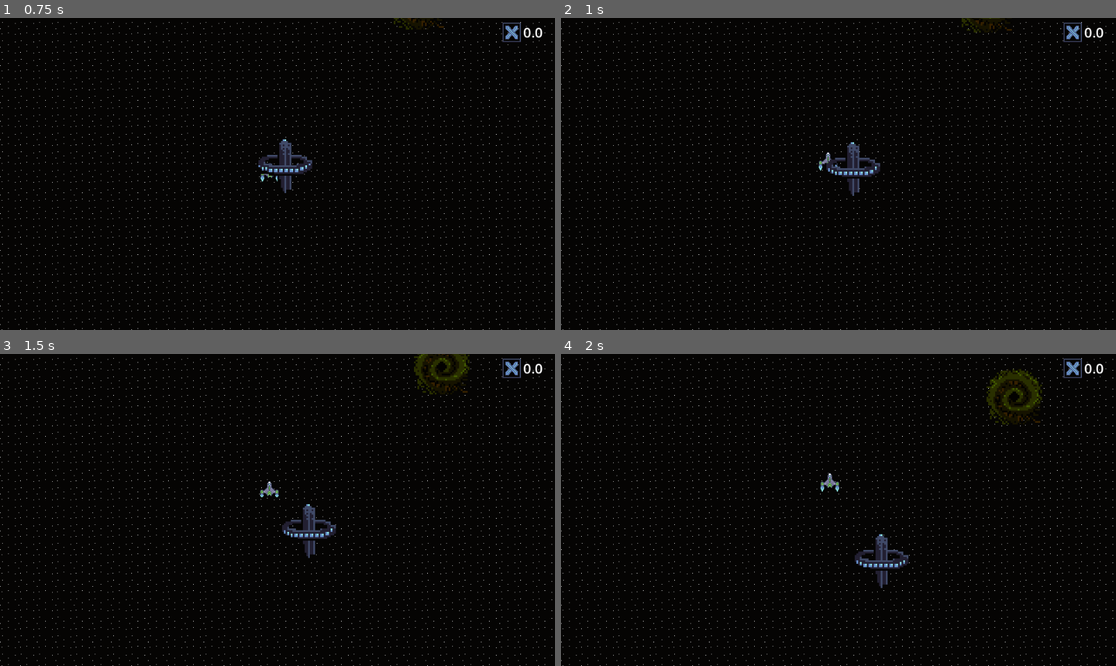
Above: before the commit, frames 1-4 (two rows, left to right).
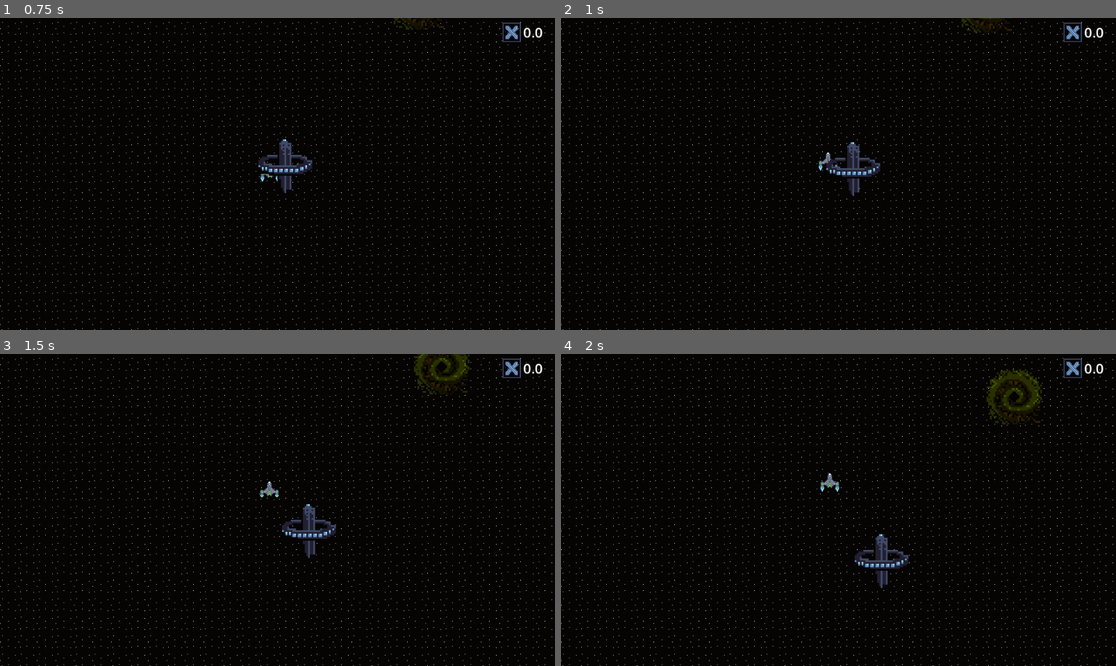
Above: after the commit, the same moments.

Repository: JoshPattman/microjam-034
Game: Godot game, scene res://scenes/game.tscn
The game is run twice, just before and just after one commit, with the same random seed, the same clock (stepped at 60 frames per second) and the same inputs.
Inputs:
- Up to frame 1 (0.75 s): hold W (player_forward) from 0.53 s (still down); tap Shift (player_boost) at 0.6 s
- Up to frame 2 (1 s): keep holding W (player_forward)
- Up to frame 3 (1.5 s): keep holding W (player_forward); tap Ctrl (player_break) at 1.35 s
- Up to frame 4 (2 s): keep holding W (player_forward)

Frame 1 is identical in both runs. In frame 2, less than 0.1% of the frame differs, in the area x 47-58%, y 47-51%; in frame 3, 0.1%, in the area x 50-61%, y 55-59%; in frame 4, 0.1%.

Commit message:
now is a turret

Diff:
--- a/godot/game_objects/player.tscn
+++ b/godot/game_objects/player.tscn
@@ -11,6 +11,21 @@
 
 [sub_resource type="CircleShape2D" id="CircleShape2D_a4hy7"]
 radius = 17.0
+
+[sub_resource type="Animation" id="Animation_pyg5a"]
+length = 0.001
+tracks/0/type = "value"
+tracks/0/imported = false
+tracks/0/enabled = true
+tracks/0/path = NodePath("Sprite2D:frame")
+tracks/0/interp = 1
+tracks/0/loop_wrap = true
+tracks/0/keys = {
+"times": PackedFloat32Array(0),
+"transitions": PackedFloat32Array(1),
+"update": 1,
+"values": [0]
+}
 
 [sub_resource type="Animation" id="Animation_7o085"]
 resource_name = "thrust"
@@ -26,21 +41,6 @@
 "transitions": PackedFloat32Array(1, 1, 1),
 "update": 1,
 "values": [0, 1, 2]
-}
-
-[sub_resource type="Animation" id="Animation_pyg5a"]
-length = 0.001
-tracks/0/type = "value"
-tracks/0/imported = false
-tracks/0/enabled = true
-tracks/0/path = NodePath("Sprite2D:frame")
-tracks/0/interp = 1
-tracks/0/loop_wrap = true
-tracks/0/keys = {
-"times": PackedFloat32Array(0),
-"transitions": PackedFloat32Array(1),
-"update": 1,
-"values": [0]
 }
 
 [sub_resource type="AnimationLibrary" id="AnimationLibrary_mq4jh"]
--- a/godot/game_objects/station.gd
+++ b/godot/game_objects/station.gd
@@ -15,3 +15,4 @@
 		ship_spawned.emit(current_ship)
 		current_ship.position = position
 		add_sibling(current_ship)
+	$AnimationPlayer.speed_scale = CustomRigidbody2D.get_global_dt_mult()
--- a/godot/game_objects/station.tscn
+++ b/godot/game_objects/station.tscn
@@ -1,8 +1,24 @@
-[gd_scene load_steps=7 format=3 uid="uid://rm50arymrac8"]
+[gd_scene load_steps=8 format=3 uid="uid://rm50arymrac8"]
 
 [ext_resource type="Texture2D" uid="uid://cx68l1ieiqn" path="res://sprites/station001.png" id="1_phur1"]
 [ext_resource type="Script" uid="uid://dv5qup0e7c5x4" path="res://game_objects/station.gd" id="2_26n74"]
 [ext_resource type="PackedScene" uid="uid://c8jr51j6ge7n0" path="res://game_objects/player.tscn" id="3_ksyti"]
+[ext_resource type="Script" uid="uid://dfaqnj6r52slx" path="res://game_objects/turret.gd" id="4_51j1b"]
+
+[sub_resource type="Animation" id="Animation_51j1b"]
+length = 0.001
+tracks/0/type = "value"
+tracks/0/imported = false
+tracks/0/enabled = true
+tracks/0/path = NodePath(".:frame")
+tracks/0/interp = 1
+tracks/0/loop_wrap = true
+tracks/0/keys = {
+"times": PackedFloat32Array(0),
+"transitions": PackedFloat32Array(1),
+"update": 1,
+"values": [0]
+}
 
 [sub_resource type="Animation" id="Animation_ksyti"]
 resource_name = "rotate"
@@ -19,21 +35,6 @@
 "transitions": PackedFloat32Array(1, 1, 1),
 "update": 1,
 "values": [0, 1, 2]
-}
-
-[sub_resource type="Animation" id="Animation_51j1b"]
-length = 0.001
-tracks/0/type = "value"
-tracks/0/imported = false
-tracks/0/enabled = true
-tracks/0/path = NodePath(".:frame")
-tracks/0/interp = 1
-tracks/0/loop_wrap = true
-tracks/0/keys = {
-"times": PackedFloat32Array(0),
-"transitions": PackedFloat32Array(1),
-"update": 1,
-"values": [0]
 }
 
 [sub_resource type="AnimationLibrary" id="AnimationLibrary_fms4r"]
@@ -55,3 +56,6 @@
 &"": SubResource("AnimationLibrary_fms4r")
 }
 autoplay = "rotate"
+
+[node name="Turret" type="Node2D" parent="."]
+script = ExtResource("4_51j1b")
--- /dev/null
+++ b/godot/game_objects/turret.gd
@@ -0,0 +1,22 @@
+extends Node2D
+
+@export var range: float = 200
+@export var shot_delay: float = 1.0
+
+var time_since_last_shot: float = 0.0
+
+func _process(delta: float) -> void:
+	var enemies = get_tree().get_nodes_in_group("enemies")
+	var closest_enemy: Enemy
+	var closest_dist_squared: float = 9999999.9
+	for e in enemies:
+		if e is Enemy:
+			var dist = e.global_position.distance_squared_to(global_position)
+			if dist < closest_dist_squared:
+				closest_dist_squared = dist
+				closest_enemy = e
+	if closest_dist_squared < range*range:
+		if time_since_last_shot > shot_delay:
+			time_since_last_shot = 0.0
+			closest_enemy.blow_up()
+	time_since_last_shot += delta * CustomRigidbody2D.get_global_dt_mult()
--- a/godot/scripts/enemy.gd
+++ b/godot/scripts/enemy.gd
@@ -46,14 +46,21 @@
 	if current_target != null:
 		if is_kamikazee:
 			if (global_position - current_target.global_position).length() < kamikazee_range:
-				var exp = kamikazee_explosion.instantiate()
-				if exp is Node2D:
-					exp.global_position = global_position
-					exp.scale *= 3
-				add_sibling(exp)
-				if current_target is Player:
-					current_target.blow_up()
-				queue_free()
+				blow_up(true)
+
+func blow_up(damage_target:bool = false):
+	var exp = kamikazee_explosion.instantiate()
+	if exp is Node2D:
+		exp.global_position = global_position
+		if damage_target:
+			exp.scale *= 3
+		else:
+			exp.scale *= 2
+	add_sibling(exp)
+	if damage_target:
+		if current_target is Player:
+			current_target.blow_up()
+	queue_free()
 
 func _custom_physics_process(delta: float) -> void:
 	if target_direction == Vector2():
Not shown: 1 places in godot/game_objects/player.tscn that only renumber resources
Not shown, added: godot/game_objects/turret.gd.uid
Not shown: 1 places in godot/scenes/game.tscn that only renumber resources
